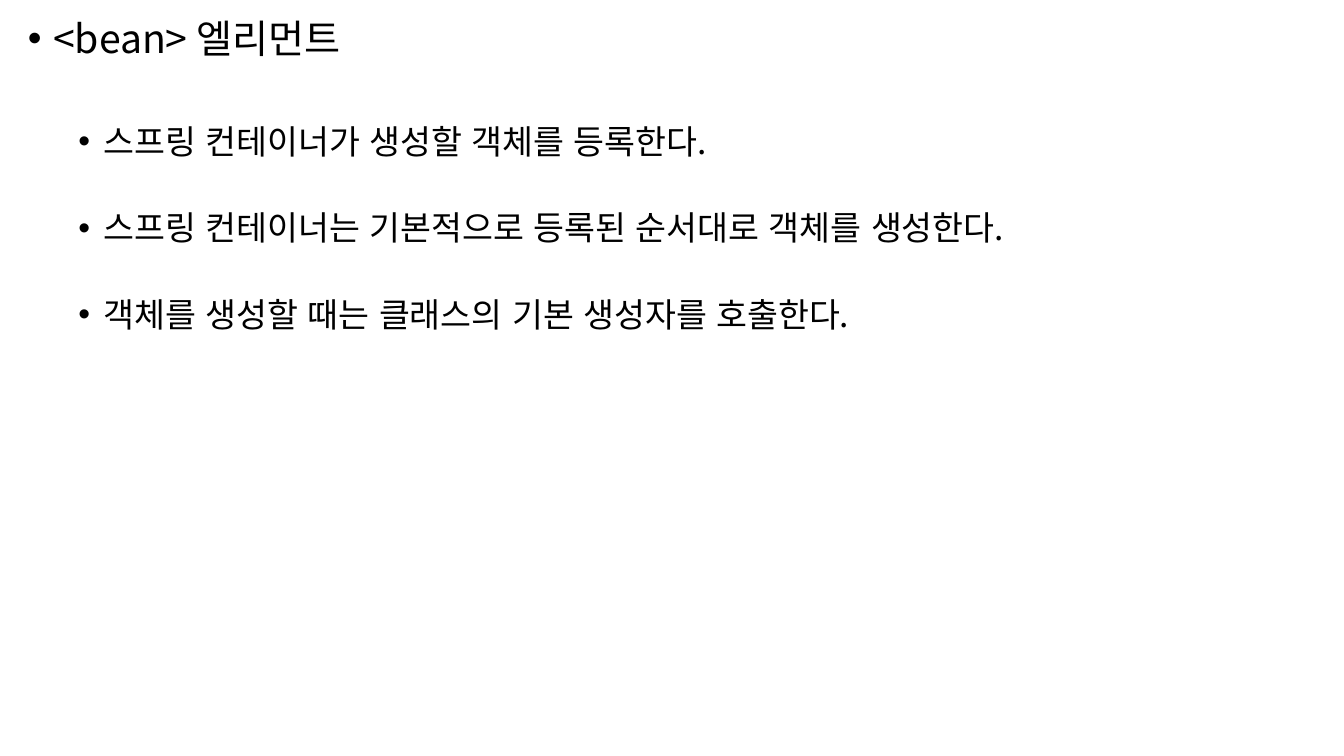
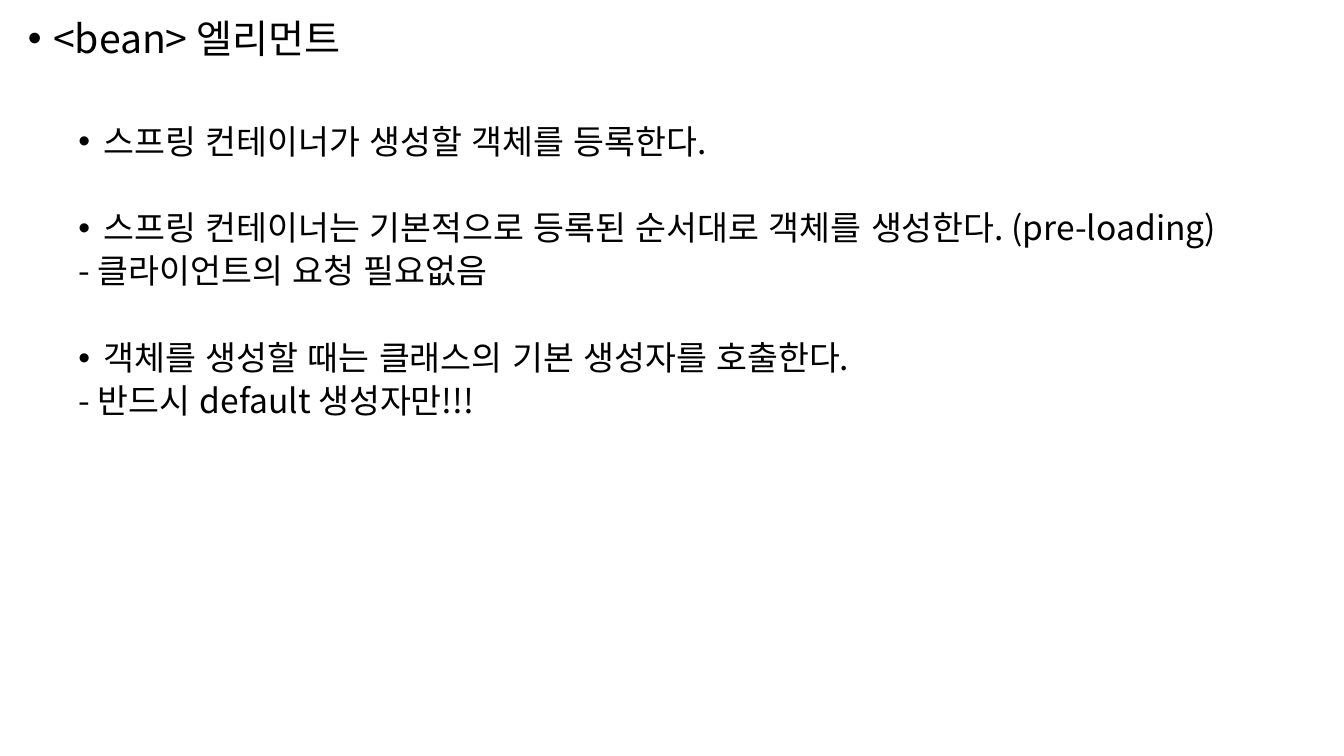
Before and after one commit to higun295/SpringBasic, a slide deck: slide 16 of notes/IoC.pptx. Drawn at 1344x756 pixels with LibreOffice and Linux fonts; fonts in the diff are those of the drawing. Boxes give left, top, right and bottom in pixels: in the first picture for what was removed or moved away, otherwise in the second. Text is boxed around its words. In the diff, an @@ line names an element or a change of style, - is before the commit and + after.

```diff
--- a/notes/IoC.pptx
+++ b/notes/IoC.pptx
@@ text at [97,212,1216,286]: text changed @@
-  • 스프링 컨테이너는 기본적으로 등록된 순서대로 객체를 생성한다.
+  • 스프링 컨테이너는 기본적으로 등록된 순서대로 객체를 생성한다. (pre-loading)
+  - 클라이언트의 요청 필요없음
@@ text at [97,385,474,416]: paragraph added @@
+  - 반드시 default 생성자만!!!
```
Also in this commit, not shown: 1 other slide changed, 1 other file.
